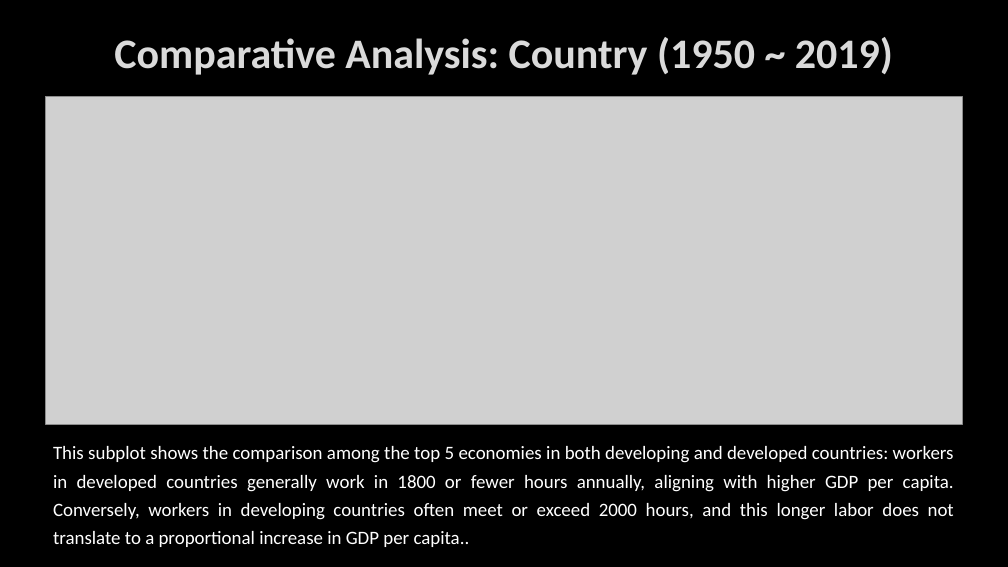
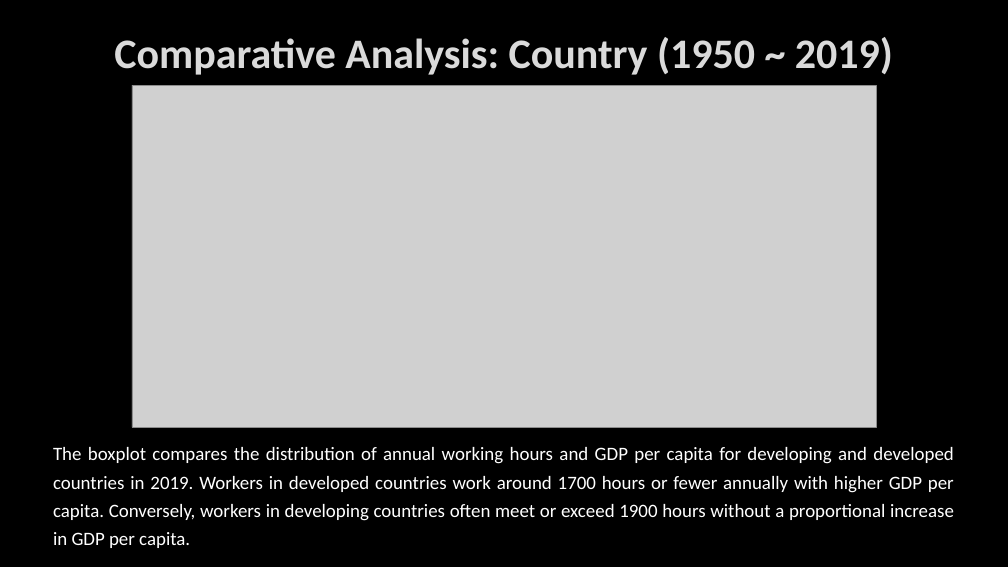
Before and after one commit to VUDataSci/data-presentation-kuangxh9, a slide deck: slide 8 of EDA_presentation.pptx (slide 7 before the commit). Drawn at 1008x567 pixels with LibreOffice and Linux fonts; fonts in the diff are those of the drawing; grey boxes stand for pictures; background and template pictures are left out. Boxes give left, top, right and bottom in pixels: in the first picture for what was removed or moved away, otherwise in the second. Text is boxed around its words. In the diff, an @@ line names an element or a change of style, - is before the commit and + after.

```diff
--- a/EDA_presentation.pptx
+++ b/EDA_presentation.pptx
@@ picture: place and size @@
-picture at <box>45,97,963,424</box>
+picture at <box>132,85,876,428</box>
@@ text at <box>53,447,954,548</box>: text changed @@
-This subplot shows the comparison among the top 5 economies in both developing and developed countries: workers in developed countries generally work in 1800 or fewer hours annually, aligning with higher GDP per capita. Conversely, workers in developing countries often meet or exceed 2000 hours, and this longer labor does not translate to a proportional increase in GDP per capita..
+The boxplot compares the distribution of annual working hours and GDP per capita for developing and developed countries in 2019. Workers in developed countries work around 1700 hours or fewer annually with higher GDP per capita. Conversely, workers in developing countries often meet or exceed 1900 hours without a proportional increase in GDP per capita.
```
Also in this commit, not shown: 4 other slides changed, 2 slides added, 6 other files.
